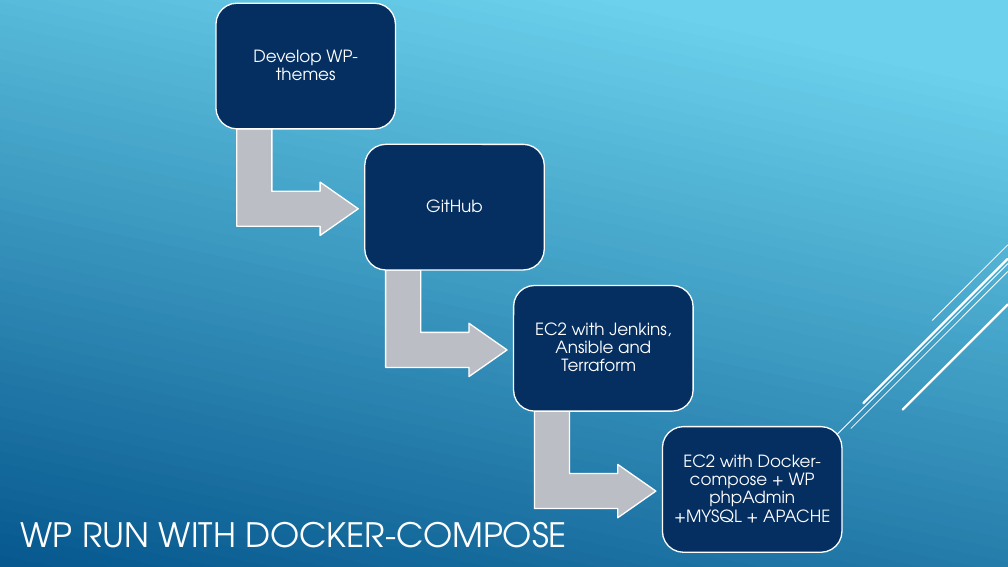
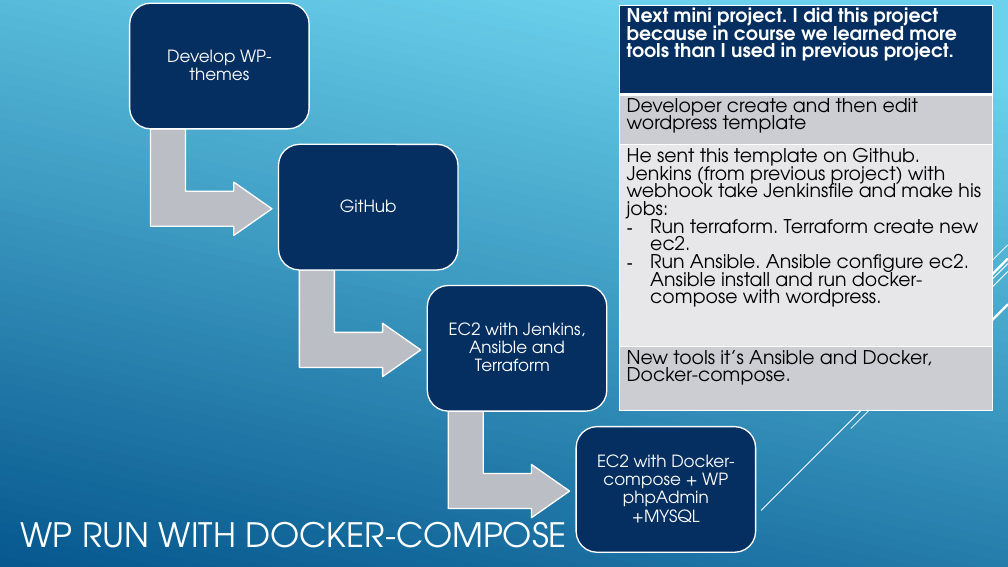
Before and after one commit to MarchenkoOlexandr/DevOps_online_Vinnitsja_2021Q4, a slide deck: slide 12 of m1/task13.1/DEPLOY TELEGRAMM BOT.pptx. Drawn at 1008x567 pixels with LibreOffice and Linux fonts; fonts in the diff are those of the drawing. Boxes give left, top, right and bottom in pixels: in the first picture for what was removed or moved away, otherwise in the second. Text is boxed around its words. In the diff, an @@ line names an element or a change of style, - is before the commit and + after.

```diff
--- a/m1/task13.1/DEPLOY TELEGRAMM BOT.pptx
+++ b/m1/task13.1/DEPLOY TELEGRAMM BOT.pptx
@@ table added at <box>619,5,993,423</box>, 4 rows, 1 columns @@
+Next mini project. I did this project because in course we learned more tools than I used in previous project.
+Developer create and then edit wordpress template
+He sent this template on Github. Jenkins (from previous project) with webhook take Jenkinsfile and make his jobs: / Run terraform. Terraform create new ec2. / Run Ansible. Ansible configure ec2. Ansible install and run docker-compose with wordpress.
+New tools it’s Ansible and Docker, Docker-compose.
@@ 4 rounded rectangles, 3 texts, 3 bent up arrows: place and size @@
-4 rounded rectangles, 3 texts, 3 bent up arrows at <box>216,3,842,552</box>
+4 rounded rectangles, 3 texts, 3 bent up arrows at <box>130,3,755,552</box>
@@ text at <box>597,454,734,523</box>: text changed @@
-EC2 with Docker-compose + WP phpAdmin +MYSQL + APACHE
+EC2 with Docker-compose + WP phpAdmin +MYSQL
```
Also in this commit, not shown: 4 other slides changed.
